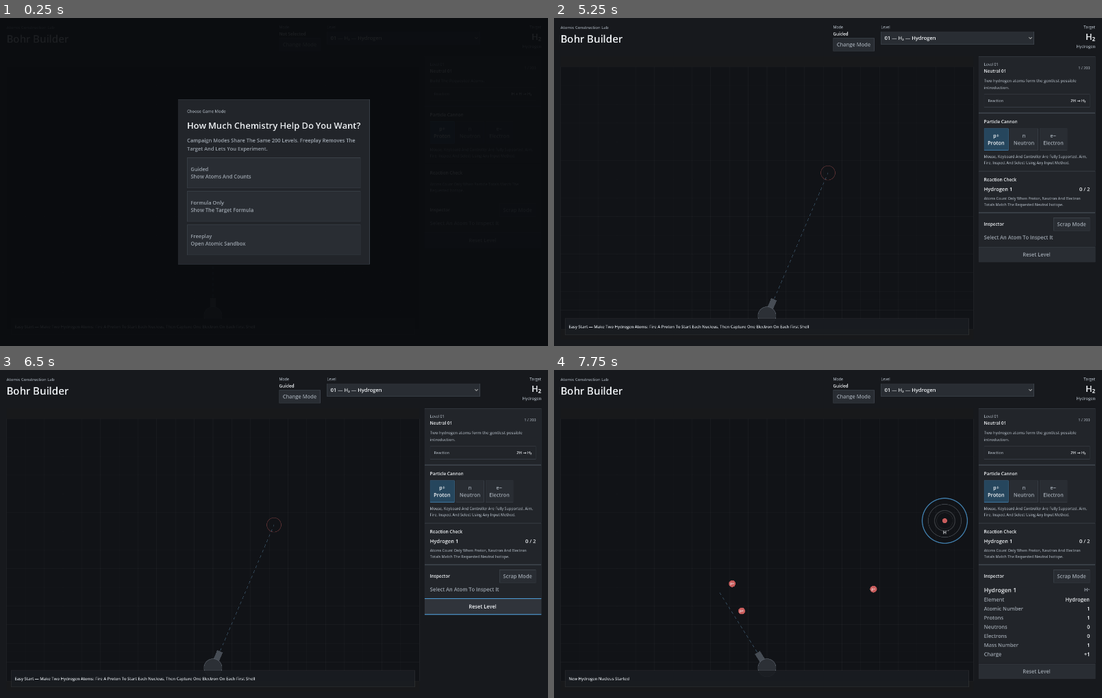
Above: before the commit, frames 1-4 (two rows, left to right).
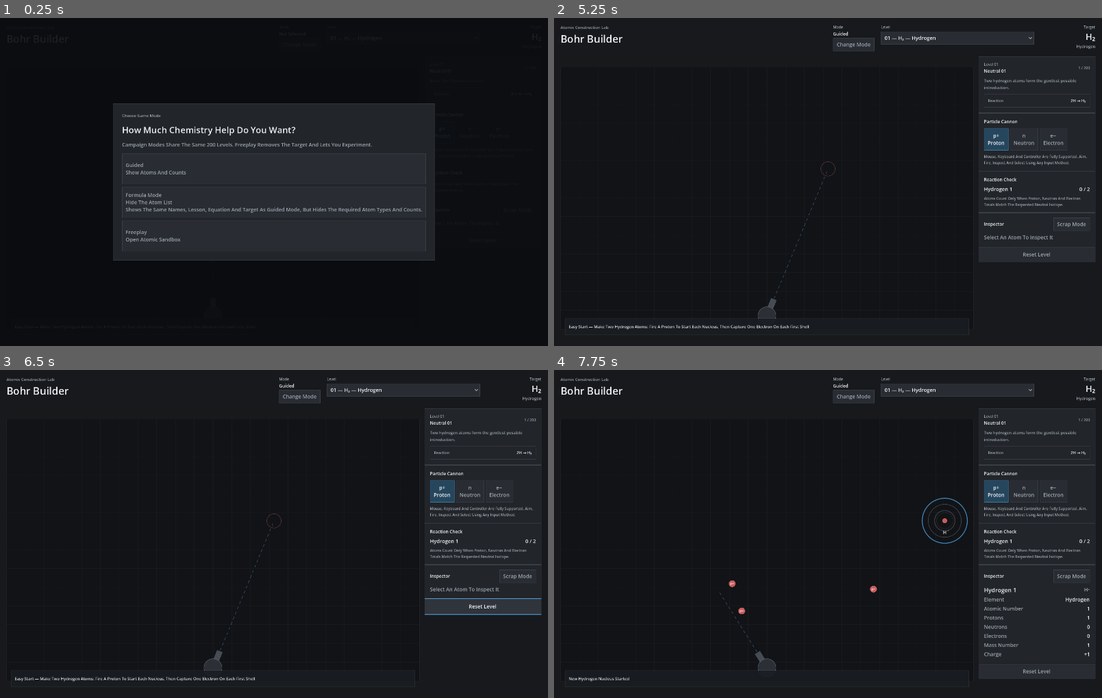
Above: after the commit, the same moments.

Repository: CambellJSmith/Bohr-Builder
Game: Godot game, scene res://godot/bohr_builder_native.tscn
Same seed, same stepped clock (60 frames per second), same inputs: the game is played once before the commit and once after it.
Inputs (mouse positions are in pixels of both pictures, inside the frame that each line leads up to):
- Up to frame 1 (0.25 s): no input
- Up to frame 2 (5.25 s): click "Change Mode" at 0.5 s; click "01 — H₂ — Hydrogen" at 1.25 s; click "p+ Proton" at 2 s; click "n Neutron" at 2.75 s; click "e− Electron" at 3.5 s; click "Scrap Mode" at 4.25 s; click "Guided Show Atoms And Counts" at 5 s
- Up to frame 3 (6.5 s): click "Reset Level" at 5.75 s
- Up to frame 4 (7.75 s): move the mouse to (948, 517) at 6.52 s; hold Right 6.53-7.28 s; tap Tab at 6.6 s; click (948, 517) at 6.67 s; tap Enter at 7.25, 7.35 s; move the mouse to (718, 550) at 7.27 s; hold Down from 7.28 s (still down); click (718, 550) at 7.42 s; tap Space at 7.52 s

The runs differ from the first frame. In frame 1, 13% of the frame differs, in the area x 20-80%, y 24-76%; in frame 2, less than 0.1%; in frame 3, less than 0.1%; in frame 4, nothing differs.

Commit message:
Make Formula Mode match Guided information
* Make Formula Mode presentation match Guided Mode

* Load Formula Mode campaign presentation helper

* Avoid autoload and global class name collision

* Add Formula Mode UI parity smoke test

* Validate Formula Mode UI parity

* Bound Formula Mode UI smoke test runtime

* Apply Formula Mode parity after controller updates

* Run Formula Mode smoke test after scene readiness

* Match Formula UI smoke test to responsive target naming

Diff:
--- /dev/null
+++ b/godot/tests/formula_mode_ui_smoke.gd
@@ -0,0 +1,70 @@
+extends SceneTree # Verifies Formula Mode exposes the same campaign information as Guided Mode except for atom requirements.
+
+var _controller: BohrBuilderController = null # Holds the production controller until its deferred post-ready assertions run.
+
+func _initialize() -> void: # Builds the native main scene and defers assertions until @onready references and campaign data exist.
+	var packed_scene: PackedScene = load("res://godot/bohr_builder_native.tscn") as PackedScene # Loads the production native interface.
+	if packed_scene == null: # Rejects a missing or invalid main scene.
+		_fail("Could not load the native Bohr Builder scene.") # Reports the setup failure.
+		return # Stops the smoke test.
+	_controller = packed_scene.instantiate() as BohrBuilderController # Creates the real application controller and UI tree.
+	if _controller == null: # Rejects an unexpected root type.
+		_fail("Native main scene did not instantiate as BohrBuilderController.") # Reports the type mismatch.
+		return # Stops the smoke test.
+	root.add_child(_controller) # Adds the production interface to the live SceneTree so its normal ready lifecycle can run.
+	current_scene = _controller # Makes the instantiated game visible to the production presenter autoload.
+	call_deferred("_run_test_after_ready") # Waits until the scene's @onready references, systems and generated campaign are initialized.
+
+func _run_test_after_ready() -> void: # Enters Formula Mode after production _ready() and checks every intended parity surface.
+	if _controller == null or not is_instance_valid(_controller) or not _controller.is_node_ready(): # Requires a fully initialized production controller.
+		_fail("Native controller was not ready for Formula Mode UI assertions.") # Reports an invalid test lifecycle.
+		return # Stops the smoke test.
+	_controller.call("_set_game_mode", &"formula_only") # Enters Formula Mode through the production semantic mode transition.
+	var presenter: CampaignModePresenter = root.get_node_or_null("FormulaModePresenter") as CampaignModePresenter # Reuses the production autoload when the project has instantiated it.
+	if presenter == null: # Provides a deterministic fallback for script-run environments that omit autoload instantiation.
+		presenter = CampaignModePresenter.new() # Creates the same production presenter class directly.
+		root.add_child(presenter) # Gives the fallback presenter a live SceneTree before processing.
+	presenter.call("_process", 0.0) # Applies Formula Mode parity immediately for deterministic assertions.
+	if _controller.campaign.is_empty(): # Requires generated campaign data before reading active level metadata.
+		_fail("Campaign data was empty after the native controller became ready.") # Reports an invalid application startup state.
+		return # Stops the smoke test.
+	var entry: Dictionary = _controller.campaign[_controller.state.current_level_index] # Reads the active campaign definition for expected labels.
+	if _controller.requirement_group.visible: # Formula Mode must hide the explicit atom recipe.
+		_fail("Formula Mode requirement group should be hidden.") # Reports the only intended visibility difference failing.
+		return # Stops the smoke test.
+	if not _controller.guided_level_details.visible: # Lesson and equation should match Guided Mode.
+		_fail("Formula Mode should show the Guided lesson and equation section.") # Reports missing campaign information.
+		return # Stops the smoke test.
+	var expected_target_name_visibility: bool = _controller.size.x >= 620.0 # Mirrors the same responsive visibility threshold used for Guided Mode target names.
+	if _controller.target_name.visible != expected_target_name_visibility: # Requires Formula Mode to follow Guided Mode's responsive target-name visibility exactly.
+		_fail("Formula Mode target-name visibility should match Guided Mode responsive behavior.") # Reports a genuine presentation mismatch rather than a headless viewport artifact.
+		return # Stops the smoke test.
+	var expected_name: String = _display_name(String(entry["name"])) # Formats the expected molecule name exactly like the production UI.
+	if _controller.target_name.text != expected_name: # Confirms the target name is populated even when responsive layout hides the secondary line.
+		_fail("Formula Mode target molecule name does not match Guided Mode.") # Reports incorrect target naming.
+		return # Stops the smoke test.
+	var expected_title: String = _display_name(String(entry["title"])) # Formats the expected campaign title.
+	if _controller.level_title.text != expected_title: # Rejects the old generic Formula Challenge title.
+		_fail("Formula Mode level title does not match Guided Mode.") # Reports title divergence.
+		return # Stops the smoke test.
+	if not _controller.level_select.get_item_text(_controller.state.current_level_index).contains(expected_name): # Confirms selector entries retain molecule names.
+		_fail("Formula Mode level selector should include molecule names.") # Reports stripped selector information.
+		return # Stops the smoke test.
+	if _controller.status_label.text != "Easy Start — Make Two Hydrogen Atoms: Fire A Proton To Start Each Nucleus, Then Capture One Electron On Each First Shell": # Confirms the default first-level guidance matches Guided Mode.
+		_fail("Formula Mode default campaign guidance does not match Guided Mode.") # Reports status-text divergence.
+		return # Stops the smoke test.
+	_controller.state.molecule_active = true # Simulates a completed campaign reaction after the production reaction system has formed the molecule.
+	_controller.state.molecule_position = ChemistryData.WORLD_SIZE * Vector2(0.5, 0.42) # Uses the same final product position as the campaign system.
+	presenter.call("_process", 0.0) # Updates completed-product presentation for Formula Mode.
+	var product_name_label: Label = _controller.workspace.get_node_or_null("Formula Product Name") as Label # Finds the supplemental name used to match Guided completed-product rendering.
+	if product_name_label == null or not product_name_label.visible or product_name_label.text != expected_name: # Requires the completed molecule name to remain visible in Formula Mode.
+		_fail("Formula Mode completed product should display the same molecule name as Guided Mode.") # Reports post-reaction naming divergence.
+		return # Stops the smoke test.
+	quit(0) # Reports success after all Formula-versus-Guided presentation invariants pass.
+
+func _fail(message: String) -> void: # Reports one deterministic smoke-test failure and exits non-zero.
+	push_error(message) # Writes the exact failed invariant to the Godot test log.
+	quit(1) # Fails the CI step immediately.
+
+func _display_name(value: String) -> String: # Mirrors production title-style display formatting for expected values.
+	return value.replace("_", " ").capitalize() # Converts internal names to the native UI representation.
--- /dev/null
+++ b/godot/ui/campaign_mode_presenter.gd
@@ -0,0 +1,126 @@
+class_name CampaignModePresenter # Keeps campaign information presentation identical between Guided and Formula modes except for atom requirements.
+extends Node # Polls the active scene directly because this project intentionally avoids signal-based UI coordination.
+
+const FORMULA_MODE: StringName = &"formula_only" # Identifies the campaign mode that hides only the atom requirement list.
+const FREEPLAY_MODE: StringName = &"freeplay" # Identifies the non-campaign sandbox mode.
+const TINY_WIDTH: float = 620.0 # Matches the responsive layout threshold for hiding the secondary target-name line.
+
+var _root: BohrBuilderController = null # References the active native game controller after it has completed _ready().
+var _product_name_label: Label = null # Adds the completed molecule name in Formula Mode to match Guided Mode rendering.
+
+func _ready() -> void: # Enables lightweight polling without introducing signals.
+	process_priority = 100 # Runs after the controller and responsive layout so their normal updates happen before parity corrections.
+	set_process(true) # Rechecks campaign presentation after controller-driven mode or level changes.
+
+func _process(_delta: float) -> void: # Applies Formula Mode parity after the controller has updated its normal UI state.
+	var scene: Node = get_tree().current_scene # Reads the currently running scene.
+	if scene == null or not scene.is_node_ready() or not scene is BohrBuilderController: # Waits for the native game controller and ignores unrelated scenes.
+		_unbind_scene() # Clears stale references if the game scene has gone away.
+		return # Leaves unrelated scenes untouched.
+	if _root == null or not is_instance_valid(_root) or _root != scene: # Detects the first usable frame or a scene replacement.
+		_bind_scene(scene as BohrBuilderController) # Captures the controller and creates the Formula-only product-name overlay.
+	if _root.state.game_mode == FORMULA_MODE: # Applies parity only while Formula Mode is active.
+		_apply_formula_mode_parity() # Restores every Guided information surface except the requirement list.
+	else: # Removes Formula-only supplemental rendering in other modes.
+		_hide_product_name_overlay() # Lets Guided and Freeplay use their native presentation unchanged.
+
+func _bind_scene(scene_root: BohrBuilderController) -> void: # Captures the ready controller and installs one non-interactive molecule-name label.
+	_root = scene_root # Retains the live native controller.
+	_product_name_label = Label.new() # Creates a lightweight label for the completed Formula Mode molecule name.
+	_product_name_label.name = "Formula Product Name" # Gives the runtime helper a readable scene-tree name.
+	_product_name_label.mouse_filter = Control.MOUSE_FILTER_IGNORE # Prevents the supplemental label from intercepting workspace input.
+	_product_name_label.focus_mode = Control.FOCUS_NONE # Keeps keyboard/controller focus on real game controls.
+	_product_name_label.horizontal_alignment = HORIZONTAL_ALIGNMENT_CENTER # Centers the molecule name beneath the rendered product.
+	_product_name_label.vertical_alignment = VERTICAL_ALIGNMENT_CENTER # Centers text inside its small runtime rectangle.
+	_product_name_label.add_theme_color_override("font_color", Color(0.6157, 0.6471, 0.6824, 0.95)) # Matches the native completed-product name color.
+	_product_name_label.z_index = 20 # Places the supplemental text above the workspace drawing surface.
+	_product_name_label.visible = false # Keeps it hidden until a Formula Mode reaction completes.
+	_root.workspace.add_child(_product_name_label) # Attaches the label to the responsive workspace so it follows resizing naturally.
+	_root.formula_mode_button.text = "Formula Mode\n\nHide The Atom List\n\nShows The Same Names, Lesson, Equation And Target As Guided Mode, But Hides The Required Atom Types And Counts." # Describes the mode's only intended information difference.
+
+func _unbind_scene() -> void: # Clears references when the active game scene is replaced.
+	_root = null # Drops the controller reference.
+	_product_name_label = null # Drops the runtime label reference with its owning scene.
+
+func _apply_formula_mode_parity() -> void: # Makes Formula Mode informationally identical to Guided Mode apart from required-atom rows.
+	var entry: Dictionary = _current_campaign_entry() # Reads the active level definition once for all presentation updates.
+	if entry.is_empty(): # Protects startup before campaign generation has completed.
+		return # Defers presentation until level data exists.
+	_root.requirement_group.visible = false # Preserves Formula Mode's single intended difference: no atom recipe list.
+	_root.guided_level_details.visible = true # Shows the same lesson and reaction equation as Guided Mode.
+	_root.target_name.visible = _root.size.x >= TINY_WIDTH # Shows the same molecule name as Guided Mode while respecting the same responsive hiding threshold.
+	_root.level_title.text = _display_name(String(entry["title"])) # Restores the normal campaign level title instead of the generic Formula Challenge label.
+	_root.target_name.text = _display_name(String(entry["name"])) # Keeps the target molecule name synchronized with the active level.
+	_root.level_lesson.text = _sentence_case(String(entry["lesson"])) # Keeps the same chemistry lesson visible as Guided Mode.
+	_root.reaction_equation.text = String(entry["equation"]) # Keeps the same reaction equation visible as Guided Mode.
+	_ensure_full_level_selector() # Restores molecule names to every Formula Mode level-selector entry.
+	_restore_guided_default_status(entry) # Replaces only the Formula-specific default hint while preserving temporary status messages.
+	_update_product_name_overlay(entry) # Shows the completed molecule name after a successful Formula Mode reaction.
+
+func _current_campaign_entry() -> Dictionary: # Returns the active generated campaign level safely.
+	if _root == null or _root.campaign.is_empty(): # Rejects unavailable controller or campaign data.
+		return {} # Reports no active level.
+	var index: int = clampi(_root.state.current_level_index, 0, _root.campaign.size() - 1) # Bounds the current campaign index defensively.
+	return _root.campaign[index] # Returns the same dictionary used by Guided Mode.
+
+func _ensure_full_level_selector() -> void: # Rebuilds Formula Mode selector text only when the controller has stripped molecule names.
+	if _root.level_select.item_count != _root.campaign.size(): # Detects an incomplete or newly rebuilt selector.
+		_rebuild_full_level_selector() # Restores every campaign entry with its normal molecule name.
+		return # Avoids duplicate comparison work after rebuilding.
+	for index: int in _root.campaign.size(): # Checks each existing option against Guided Mode formatting.
+		var expected_text: String = _level_selector_text(index, _root.campaign[index]) # Builds the normal campaign label for this level.
+		if _root.level_select.get_item_text(index) != expected_text: # Detects Formula Mode's old formula-only text immediately.
+			_rebuild_full_level_selector() # Replaces all entries in one consistent pass.
+			return # Stops after repairing the selector.
+
+func _rebuild_full_level_selector() -> void: # Builds the same numbered formula-and-name selector used by Guided Mode.
+	_root.level_select.clear() # Removes Formula Mode's stripped selector entries.
+	for index: int in _root.campaign.size(): # Adds all generated campaign levels in order.
+		var entry: Dictionary = _root.campaign[index] # Reads one generated level definition.
+		_root.level_select.add_item(_level_selector_text(index, entry), index) # Adds the Guided-equivalent number, formula and molecule name.
+		_root.level_select.set_item_disabled(index, index > _root.state.unlocked_level) # Preserves the same campaign unlock restrictions.
+	_root.level_select.select(clampi(_root.state.current_level_index, 0, _root.campaign.size() - 1)) # Keeps the active level selected after rebuilding.
+
+func _level_selector_text(index: int, entry: Dictionary) -> String: # Formats one selector entry exactly like Guided Mode.
+	var prefix: String = "%02d" % (index + 1) # Formats the one-based campaign level number.
+	return "%s — %s — %s" % [prefix, String(entry["formula"]), _display_name(String(entry["name"]))] # Includes the same molecular formula and name as Guided Mode.
+
+func _restore_guided_default_status(entry: Dictionary) -> void: # Replaces Formula Mode's special default hint without overwriting temporary gameplay feedback.
+	var formula_only_status: String = "Target: %s — Work Out The Required Atoms And Build Them Anywhere In The Workspace" % String(entry["formula"]) # Reconstructs the old Formula-specific persistent status exactly.
+	if _root.status_label.text != formula_only_status: # Preserves temporary messages such as inspection, scrapping, and reaction feedback.
+		return # Leaves non-default status text untouched.
+	_root.status_label.text = _guided_default_status(entry) # Substitutes the same persistent guidance Guided Mode would display.
+
+func _guided_default_status(entry: Dictionary) -> String: # Mirrors the controller's Guided Mode persistent guidance for the active campaign level.
+	if _root.state.current_level_index == 0: # Matches the dedicated first-level tutorial.
+		return "Easy Start — Make Two Hydrogen Atoms: Fire A Proton To Start Each Nucleus, Then Capture One Electron On Each First Shell" # Returns the Guided opening instruction verbatim.
+	if _root.state.current_level_index == 50: # Matches the dedicated ionic introduction.
+		return "Ions Unlocked — Build The Listed Charged Atoms By Giving Them The Required Electron Totals" # Returns the Guided ion instruction verbatim.
+	return "Build The Listed %s For %s Anywhere In The Workspace" % ["Ions" if String(entry["chemistry"]) == "ionic" else "Atoms", String(entry["formula"])] # Returns the normal Guided campaign instruction.
+
+func _update_product_name_overlay(entry: Dictionary) -> void: # Adds the completed molecule name that the workspace natively draws only in Guided Mode.
+	if _product_name_label == null or not is_instance_valid(_product_name_label) or not _root.state.molecule_active: # Requires a completed Formula Mode campaign reaction.
+		_hide_product_name_overlay() # Removes stale product text while construction is still active.
+		return # Stops before layout calculations.
+	var workspace_size: Vector2 = _root.workspace.size # Reads the current responsive workspace dimensions.
+	var scale_factor: float = minf(workspace_size.x / ChemistryData.WORLD_SIZE.x, workspace_size.y / ChemistryData.WORLD_SIZE.y) # Matches the workspace's fixed-world display scaling.
+	var name_baseline: Vector2 = _root.workspace.local_from_world(_root.state.molecule_position + Vector2(0.0, 212.0)) # Converts the native Guided product-name baseline into displayed workspace coordinates.
+	var label_height: float = maxf(20.0, 24.0 * scale_factor) # Reserves a readable text rectangle at small and large window sizes.
+	var label_width: float = maxf(180.0, 420.0 * scale_factor) # Gives long molecule names enough centered horizontal space.
+	_product_name_label.position = Vector2(workspace_size.x * 0.5 - label_width * 0.5, name_baseline.y - label_height * 0.72) # Aligns the Label visually with the Guided draw-string baseline.
+	_product_name_label.size = Vector2(label_width, label_height) # Applies the responsive name rectangle.
+	_product_name_label.add_theme_font_size_override("font_size", maxi(9, int(round(13.0 * scale_factor)))) # Scales the font with the same fixed-world transform used by Guided Mode.
+	_product_name_label.text = _display_name(String(entry["name"])) # Displays the same completed molecule name as Guided Mode.
+	_product_name_label.visible = true # Reveals the name only after the product exists.
+
+func _hide_product_name_overlay() -> void: # Hides supplemental Formula Mode product text when it is not needed.
+	if _product_name_label != null and is_instance_valid(_product_name_label): # Checks the runtime label still belongs to a live scene.
+		_product_name_label.visible = false # Removes it outside a completed Formula Mode reaction.
+
+func _display_name(value: String) -> String: # Converts internal identifiers to the same capitalized display names used by the controller.
+	return value.replace("_", " ").capitalize() # Matches the controller's native UI name formatting.
+
+func _sentence_case(value: String) -> String: # Matches the controller's lesson sentence formatting.
+	if value.is_empty(): # Handles an empty lesson safely.
+		return value # Returns empty text unchanged.
+	return value.substr(0, 1).to_upper() + value.substr(1) # Capitalizes only the opening character while preserving chemistry notation.
--- a/project.godot
+++ b/project.godot
@@ -13,6 +13,7 @@
 
 ResponsiveLayout="*res://godot/ui/responsive_layout.gd"
 ModeClickRouter="*res://godot/ui/mode_click_router.gd"
+FormulaModePresenter="*res://godot/ui/campaign_mode_presenter.gd"
 
 [debug]
 
Not shown, changed: .github/workflows/native-godot-validation.yml
